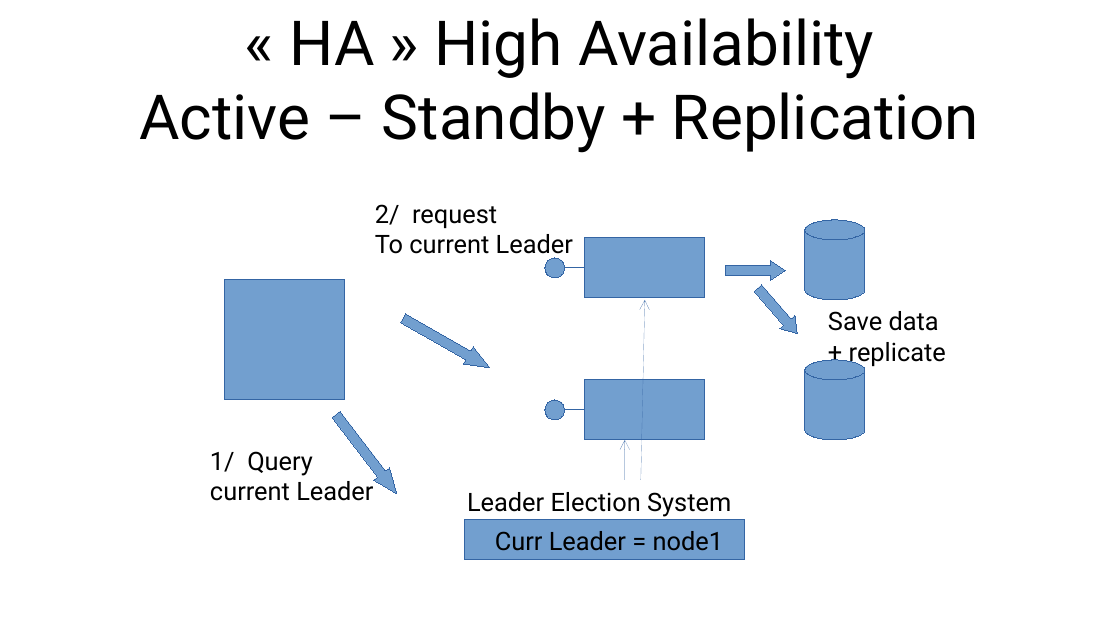
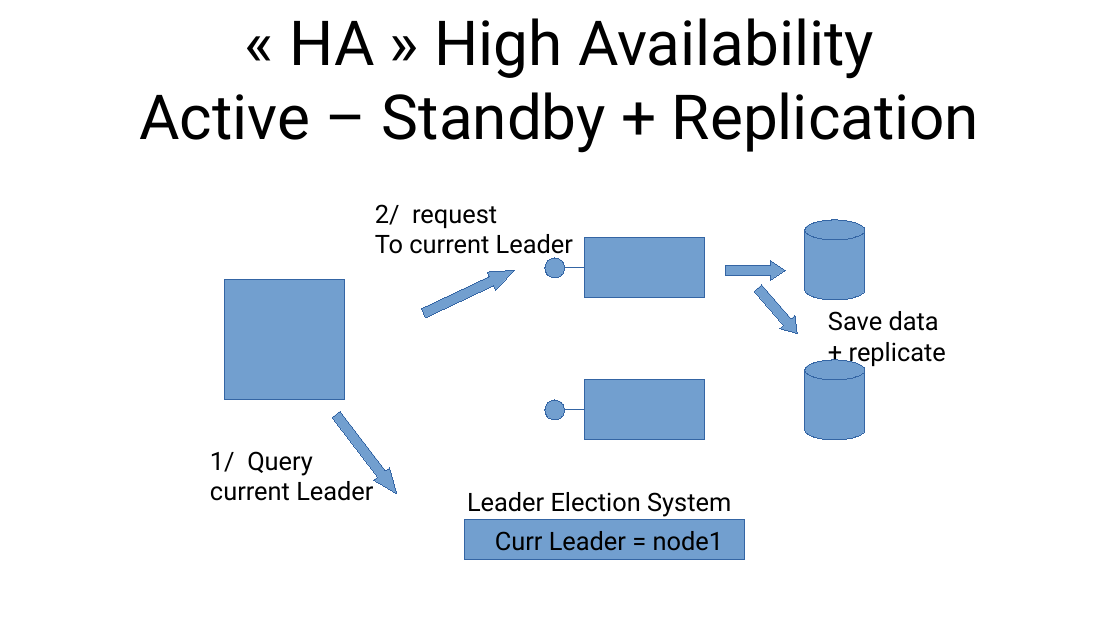
Before and after one commit to Arnaud-Nauwynck/presentations, a slide deck: slide 35 of pres-bigdata/3-failure-and-resiliency-pinciples-distributed-computing.pptx. Drawn at 1120x630 pixels with LibreOffice and Linux fonts; fonts in the diff are those of the drawing. Boxes give left, top, right and bottom in pixels: in the first picture for what was removed or moved away, otherwise in the second. Text is boxed around its words. In the diff, an @@ line names an element or a change of style, - is before the commit and + after.

```diff
--- a/pres-bigdata/3-failure-and-resiliency-pinciples-distributed-computing.pptx
+++ b/pres-bigdata/3-failure-and-resiliency-pinciples-distributed-computing.pptx
@@ freeform shape at <box>419,261,518,322</box>: rotation 29 to 334 degrees; outline redrawn @@
@@ arrow removed from (641, 480) to (645, 300) @@
@@ arrow removed from (625, 480) to (625, 440) @@
```
Also in this commit, not shown: 11 other slides changed, 13 other files.
